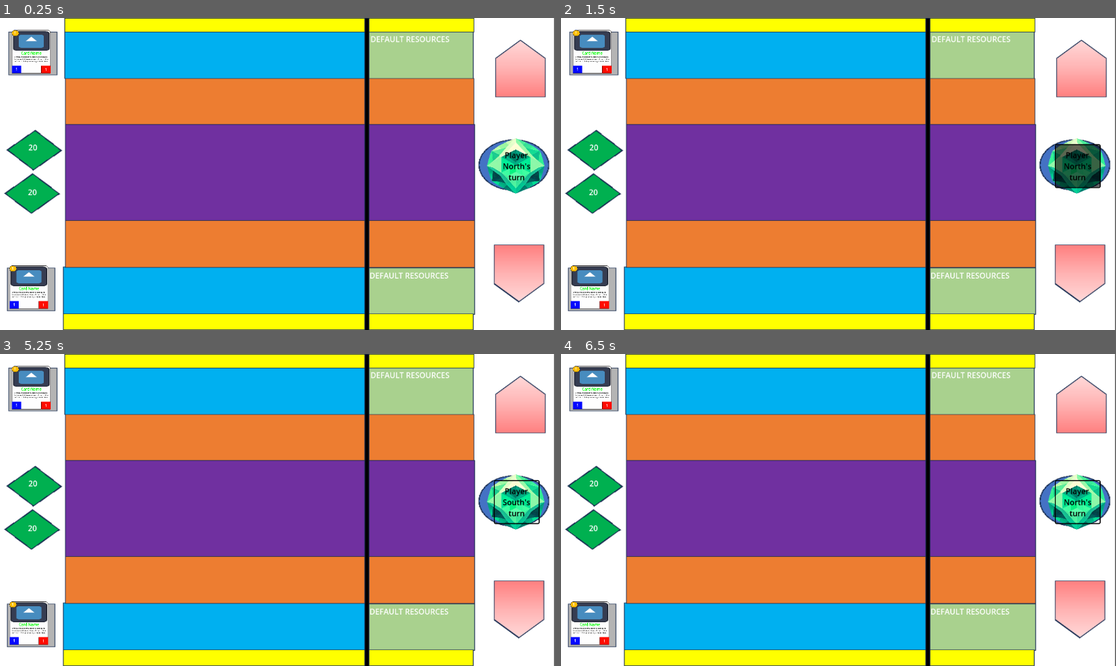
Above: before the commit, frames 1-4 (two rows, left to right).
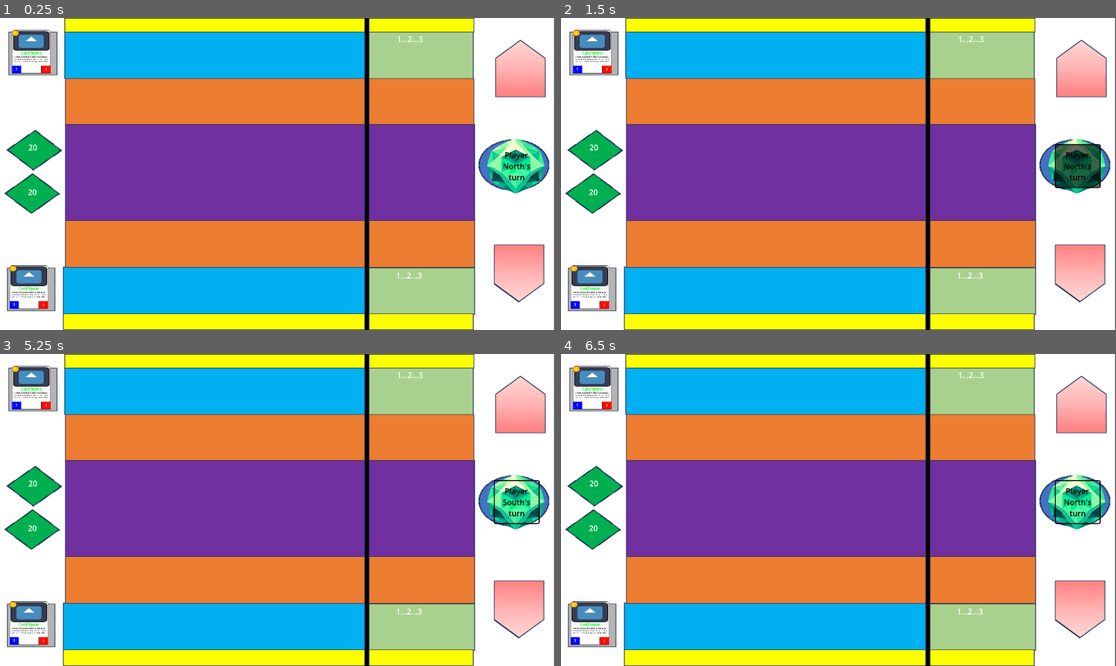
Above: after the commit, the same moments.

Repository: conhop30/Gemheart-2.0
Game: Godot game, scene res://Screens/Game/game.tscn
Two runs of this game, one before a commit and one after it. Both use one fixed random seed, a clock stepped at 60 frames per second and the inputs below. The engine's default icon, where the game draws it, is replaced by a stand-in: a white triangle on a blue panel in a dark square.
Inputs (mouse positions are in pixels of both pictures, inside the frame that each line leads up to):
- Up to frame 1 (0.25 s): no input
- Up to frame 2 (1.5 s): click "Player North's turn" at 0.5 s; click "Player South's turn" at 1.25 s
- Up to frame 3 (5.25 s): click "Player North's turn" at 2 s; click "Player South's turn" at 2.75 s; click "Player North's turn" at 3.5 s; click "Player South's turn" at 4.25 s; tap Enter at 5 s; move the mouse to (399, 494) at 5.02 s; click (399, 494) at 5.17 s
- Up to frame 4 (6.5 s): tap Space at 5.75 s; drag from (727, 525) to (777, 391) at 5.77 s

The runs differ from the first frame. In frame 1, 0.3% of the frame differs, in the area x 66-81%, y 5-84%; in frame 2, 0.3%; in frame 3, 0.3%; in frame 4, 0.3%.

Commit message:
Deck initialized under Pile.gd
This needs to change to work under the Deck.gd script.

Diff:
--- a/Screens/Game/game.gd
+++ b/Screens/Game/game.gd
@@ -1,18 +1,24 @@
 extends Node
 
-@onready var deck_load     = load("res://Shared/deck.tscn")
-@onready var deck          = deck_load.instantiate()
+@onready var nDeck     = $PlayerNorth/Deck
+@onready var sDeck     = $PlayerSouth/Deck
 @onready var card_load     = load("res://Shared/card.tscn")
 @onready var action_button = $Board/ActionButton
-@onready var healthNorth   = $PlayerNorth/HealthNorth
-@onready var healthSouth   = $PlayerSouth/HealthSouth
+@onready var nHealth   = $PlayerNorth/HealthNorth
+@onready var sHealth   = $PlayerSouth/HealthSouth
+@onready var nResource = $PlayerNorth/ResourcesNorth
+@onready var sResource = $PlayerSouth/ResourcesSouth
+@onready var nHand     = $PlayerNorth/Hand
+@onready var sHand     = $PlayerSouth/Hand
+const STARTING_HEALTH  = 20
 
-const STARTING_HEALTH = 20
-
+# TODO: Turn this into a rand() modulo
 var current_player: String = "PlayerNorth"
 
 # Called when the node enters the scene tree for the first time.
 func _ready() -> void:
+	init_board_values()
+
 	# Start the first player's turn
 	for child in get_children():
 		if is_instance_of(child, Player):
@@ -22,12 +28,6 @@
 				child.activate()
 			else:
 				child.deactivate()
-
-	# Set the player health displays
-	healthNorth.text = str(STARTING_HEALTH)
-	healthSouth.text = str(STARTING_HEALTH)
-	# Set the action button's text
-	action_button.text = "Player North's turn"
 
 	# more setup code for signals
 	EventBus.subscribe("player_passed", self, "on_turn_passed")
@@ -39,6 +39,16 @@
 # Setup players
 func init_game() -> void:
 	pass
+
+func init_board_values() -> void:
+	# Set the player health displays
+	nHealth.text = str(STARTING_HEALTH)
+	sHealth.text = str(STARTING_HEALTH)
+	# Set the action button's text
+	action_button.text = "Player North's turn"
+	# Set resource values
+	nResource.text = "1...2...3"
+	sResource.text = "1...2...3"
 
 # Ensure all necessary checks are made so the game is in a valid state
 # for the next player to take their turn.
@@ -70,6 +80,7 @@
 
 func on_round_start() -> void:
 	# Draw a card
+
 	# Increase resource amount
 	# Set player active status (who starts the round)
 	pass
--- a/Screens/Game/game.tscn
+++ b/Screens/Game/game.tscn
@@ -21,6 +21,9 @@
 
 [sub_resource type="RectangleShape2D" id="RectangleShape2D_6253t"]
 size = Vector2(208, 94)
+
+[sub_resource type="RectangleShape2D" id="RectangleShape2D_dvgnv"]
+size = Vector2(841, 70)
 
 [node name="Game" type="Node"]
 script = ExtResource("1_tm6v3")
@@ -69,6 +72,7 @@
 [node name="Bench" type="Area2D" parent="PlayerNorth"]
 position = Vector2(444, 81)
 script = ExtResource("4_eqtxn")
+metadata/_edit_group_ = true
 
 [node name="CollisionShape2D" type="CollisionShape2D" parent="PlayerNorth/Bench"]
 position = Vector2(1, -5.5)
@@ -77,6 +81,7 @@
 [node name="Ramp" type="Area2D" parent="PlayerNorth"]
 position = Vector2(446, 180)
 script = ExtResource("4_eqtxn")
+metadata/_edit_group_ = true
 
 [node name="CollisionShape2D" type="CollisionShape2D" parent="PlayerNorth/Ramp"]
 position = Vector2(1, -5.5)
@@ -85,6 +90,7 @@
 [node name="RampEco" type="Area2D" parent="PlayerNorth"]
 position = Vector2(1076, 177)
 script = ExtResource("4_eqtxn")
+metadata/_edit_group_ = true
 
 [node name="CollisionShape2D" type="CollisionShape2D" parent="PlayerNorth/RampEco"]
 position = Vector2(1, -5.5)
@@ -145,6 +151,15 @@
 position = Vector2(0, 13)
 shape = SubResource("RectangleShape2D_6253t")
 
+[node name="Hand" type="Area2D" parent="PlayerNorth"]
+position = Vector2(190, -35)
+script = ExtResource("4_eqtxn")
+metadata/_edit_group_ = true
+
+[node name="CollisionShape2D" type="CollisionShape2D" parent="PlayerNorth/Hand"]
+position = Vector2(367.5, 23)
+shape = SubResource("RectangleShape2D_dvgnv")
+
 [node name="PlayerSouth" type="Node2D" parent="."]
 position = Vector2(0, 1)
 script = ExtResource("3_5beh6")
@@ -230,4 +245,13 @@
 position = Vector2(0, 13)
 shape = SubResource("RectangleShape2D_6253t")
 
+[node name="Hand" type="Area2D" parent="PlayerSouth"]
+position = Vector2(189, 609)
+script = ExtResource("4_eqtxn")
+metadata/_edit_group_ = true
+
+[node name="CollisionShape2D" type="CollisionShape2D" parent="PlayerSouth/Hand"]
+position = Vector2(368.25, 43.5)
+shape = SubResource("RectangleShape2D_dvgnv")
+
 [connection signal="pressed" from="Board/ActionButton" to="Board/ActionButton" method="_on_pressed"]
--- a/Shared/card.gd
+++ b/Shared/card.gd
@@ -23,7 +23,7 @@
 var _effect   # Effect
 var _art      # Generated in _ready()
 var _pile  = "Deck"
-var _piles = ["Bench", "Ramp", "RampEco", "Ground", "GroundEco", "Deck"]
+var _piles = ["Deck"]
 
 """ METHODS """
 ##########################
@@ -79,12 +79,14 @@
 
 func start_dragging():
 	if _pile == "Deck":
+		_piles = ["Hand"]
+	elif _pile == "Hand":
 		_piles = ["Bench"]
 	elif _pile == "Bench":
 		_piles = ["Ramp", "RampEco"]
 	elif _pile == "Ramp":
 		_piles = ["Bench", "Ground", "RampEco"]
 	elif _pile == "RampEco":
-		_piles = ["GroundEco", "Ground", "Ramp", "Bench"]
+		_piles = ["Ground", "Ramp", "Bench"]
 	elif _pile == "Ground":
-		_piles = ["Ramp", "RampEco"]
+		_piles = ["GroundEco", "Ramp"]
--- a/Shared/pile.gd
+++ b/Shared/pile.gd
@@ -1,6 +1,6 @@
 """
 PILE
-	Responbile for managing cards.
+	Responsible for managing cards.
 	Specifically, accepting and rejecting cards.
 """
 
@@ -8,11 +8,13 @@
 class_name Pile
 
 """ CONSTANTS """
-var MAX_SIZE = 6
+var MAX_SIZE  = 6
+var PILE_SIZE = 6
+var DECK_SIZE = 40
+
+""" ATTRIBUTES """
 @onready var collision_shape = $CollisionShape2D
 @onready var card_scene = load("res://Shared/card.tscn")
-
-""" ATTRIBUTES """
 
 """ METHODS """
 func _ready() -> void:
@@ -24,19 +26,20 @@
 	pass
 
 func init_pile():
+	var start_position = global_position
 
-	var start_position = global_position
-	#var offset = Vector2(96, 0) # size of card?
-
-	for cards in range(0, 10, 1):
+	for cards in range(0, DECK_SIZE, 1):
+		print("INSIDE INIT_DECK()")
 		var card = card_scene.instantiate()
-		add_card(card)
-		card.position = start_position # + offset * cards
+		add_card_to_pile(card)
+		card.position = start_position# + offset * cards
+	#var offset = Vector2(50, 0)
+	pass
 
 func pile_size() -> int:
 	return self.get_child_count()
 
-func add_card(card: Sprite2D):
+func add_card_to_pile(card: Sprite2D):
 	if can_accept_card(card):
 		add_child(card)
 		card.set_pile(self.name)
@@ -59,7 +62,6 @@
 	for child in get_children():
 		var is_card = is_instance_of(child, Card)
 
-		#var clicked_card = child.global_position.distance_to(given_position) < child.region_rect.size
 		if is_card and child.global_position.distance_to(given_position) < 32:
 			print(child.name)
 			return child
@@ -70,4 +72,4 @@
 	var shape = collision_shape.shape if collision_shape != null else null
 	if shape and shape is RectangleShape2D:
 		return Rect2(global_position - shape.extents, shape.extents * 2)
-	return Rect2()  # Adjust as needed if using a different shape type
+	return Rect2()
--- a/Shared/player.gd
+++ b/Shared/player.gd
@@ -11,6 +11,9 @@
 @onready var ramp   = $Ramp
 @onready var ground = $Ground
 @onready var deck   = $Deck
+@onready var hand   = $Hand
+@onready var rampEco   = $RampEco
+@onready var groundEco = $GroundEco
 
 var selected_card = null  # Store the currently selected card
 var original_pile = null  # Store the original pile the card came from
@@ -40,8 +43,8 @@
 func init_player():
 	for child in get_children():
 		if is_instance_of(child, Pile):
-			if child.name == "Deck":
-				child.init_pile()
+			print("INSIDE IF STATEMENT")
+			child.init_pile()
 
 func on_mouse_down(event):
 	# Check if we're pressing on a card to start dragging
@@ -69,7 +72,7 @@
 		if target_pile and target_pile != original_pile:
 			if target_pile.can_accept_card(selected_card):
 				original_pile.remove_card(selected_card)
-				target_pile.add_card(selected_card)
+				target_pile.add_card_to_pile(selected_card)
 				selected_card.set_pile(target_pile.name)
 				print("Dropped card:", selected_card.name, "onto pile:", target_pile.name)
 			else:
@@ -84,7 +87,7 @@
 
 func _get_pile_at_position(position: Vector2) -> Node:
 	# Iterate over each pile and check if the card overlaps it
-	for pile in [bench, ramp, deck, ground]:
+	for pile in [deck, hand, bench, ramp, ground, groundEco, rampEco]:
 		if pile.get_global_rect().has_point(position):
 			return pile
 	return null
--- /dev/null
+++ b/deck.gd
@@ -0,0 +1,22 @@
+extends Pile
+
+class_name Deck
+
+@onready var pile = load("res://Shared/pile.gd")
+
+# Called when the node enters the scene tree for the first time.
+func _ready() -> void:
+	pass # Replace with function body.
+
+func init_deck():
+	var start_position = global_position
+
+	for cards in range(0, DECK_SIZE, 1):
+		print("INSIDE INIT_DECK()")
+		var card = card_scene.instantiate()
+		pile.add_card_to_pile(card)
+		card.position = start_position# + offset * cards
+
+# Called every frame. 'delta' is the elapsed time since the previous frame.
+func _process(delta: float) -> void:
+	pass
Not shown: 1 places in Screens/Game/game.tscn that only renumber resources
